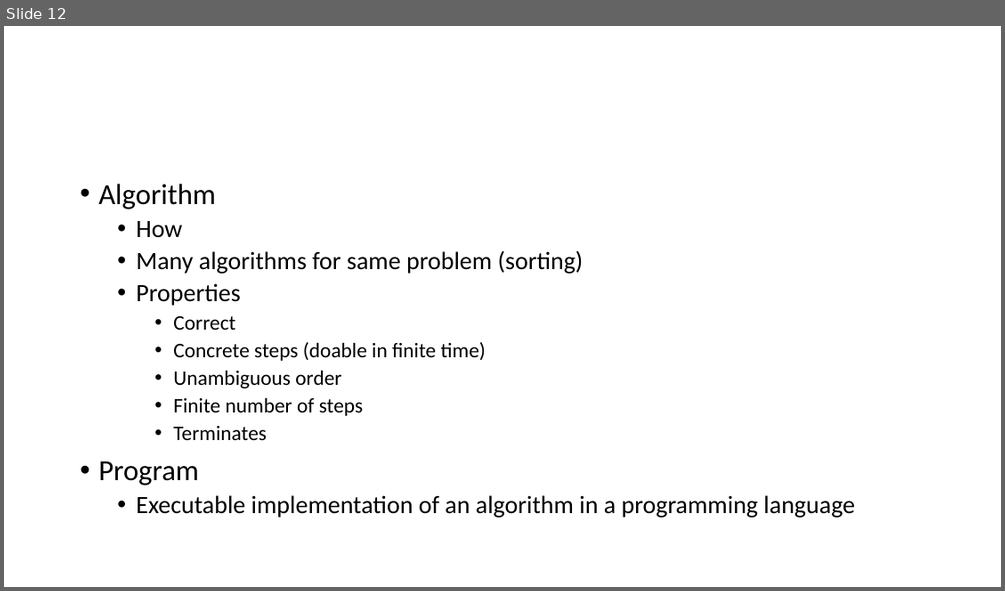
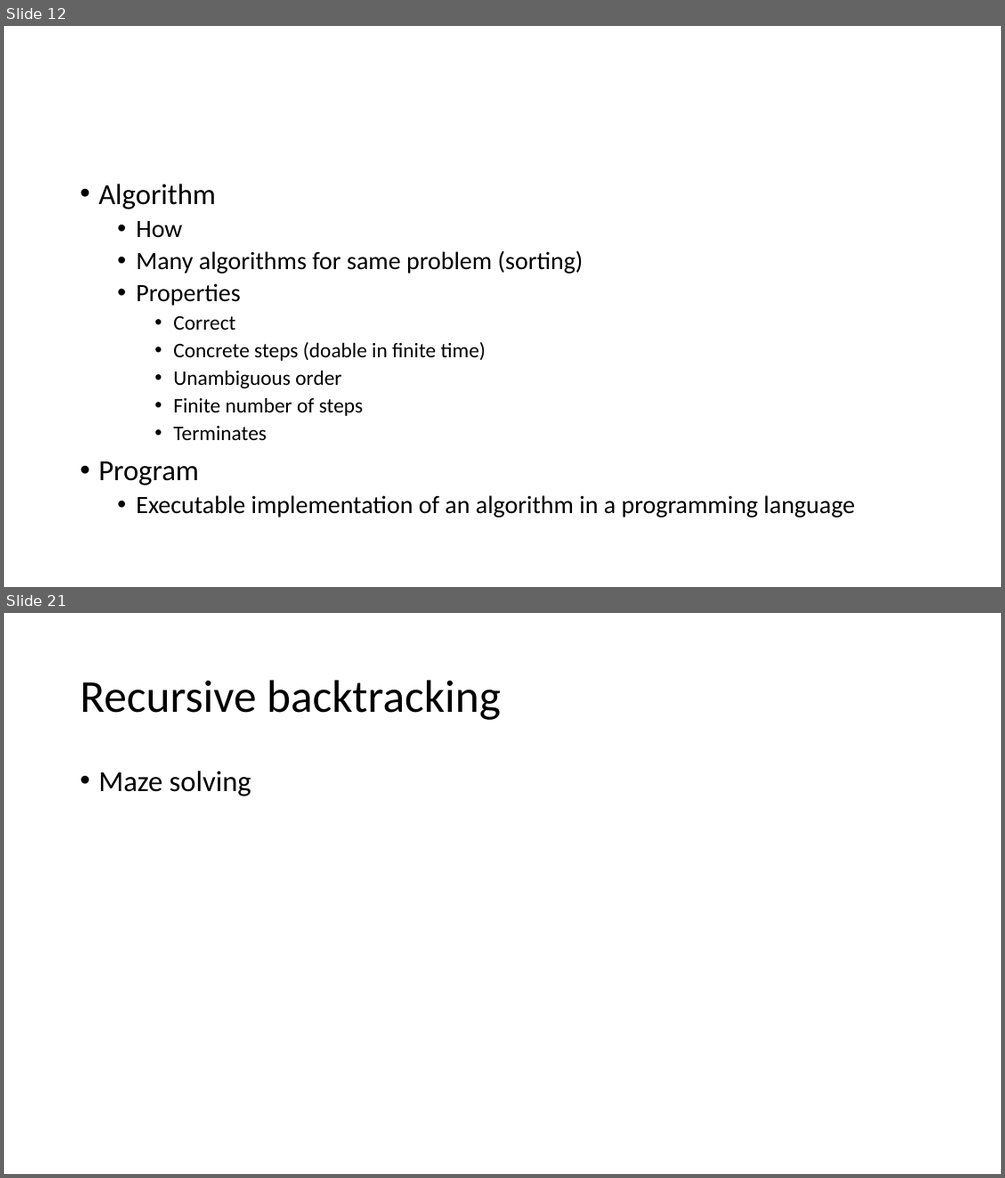
Before and after one commit to skalakm/232, a slide deck: notes.pptx. Shown one above the other, each under a label of ours: slide 12 before the commit, slides 12 and 21 after it; the slides between them are not shown. The pictures are 1005x591 and 1005x1178 pixels, drawn with LibreOffice and Linux fonts; fonts in the diff are those of the drawing. Boxes give left, top, right and bottom in pixels: in the first picture for what was removed or moved away, otherwise in the second. Text is boxed around its words. In the diff, an @@ line names an element or a change of style, - is before the commit and + after.

```diff
--- a/notes.pptx
+++ b/notes.pptx
@@ slide 21 added at (x1=4, y1=613, x2=1001, y2=1174), background #FFFFFF @@
@@ title added at (x1=80, y1=680, x2=501, y2=720), 44 pt, text #000000 @@
+Recursive backtracking
@@ text added at (x1=98, y1=771, x2=251, y2=796), 28 pt, text #000000 @@
+• Maze solving
```
Also in this commit, not shown: 9 other slides added.
